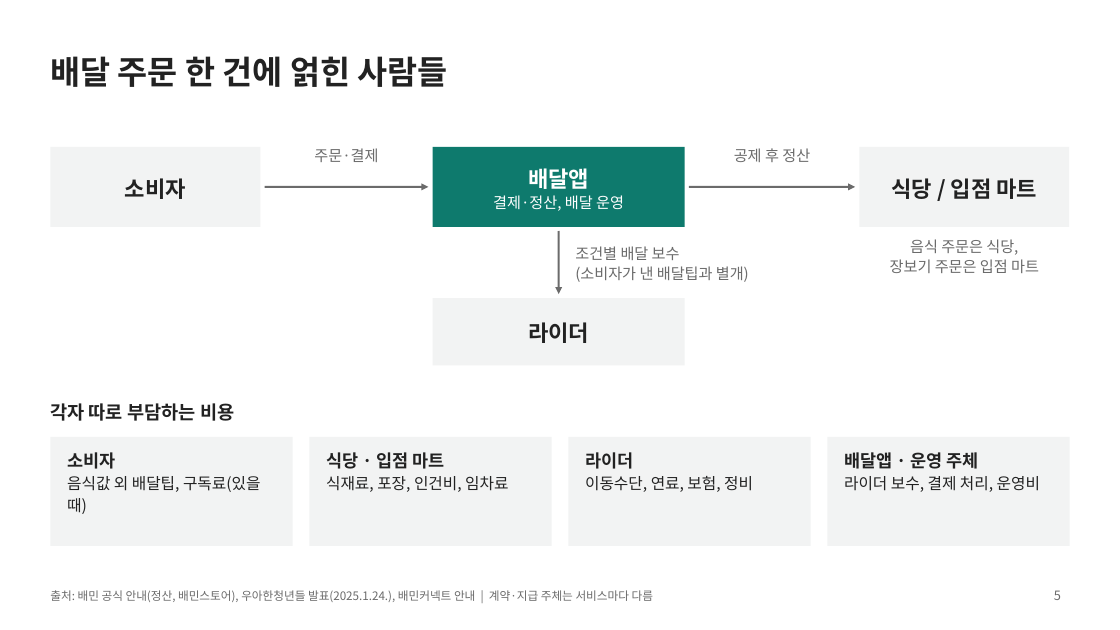
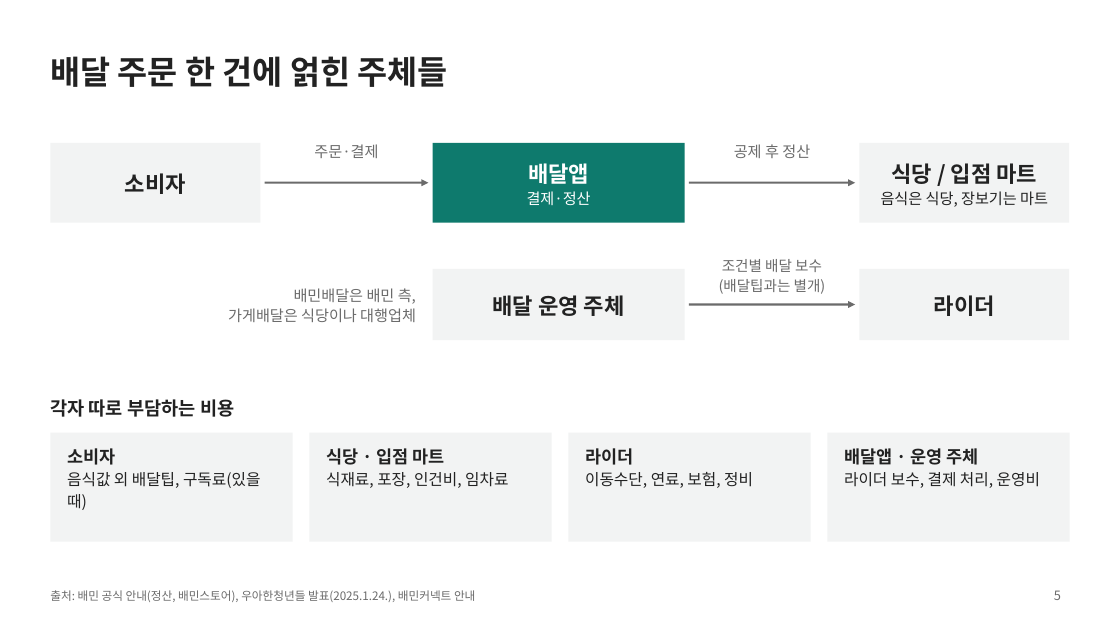
Before and after one commit to noya73305610-coder/-, a slide deck: slide 5 of 플랫폼_독점_발표_수정본.pptx. Drawn at 1120x630 pixels with LibreOffice and Linux fonts; fonts in the diff are those of the drawing. Boxes give left, top, right and bottom in pixels: in the first picture for what was removed or moved away, otherwise in the second. Text is boxed around its words. In the diff, an @@ line names an element or a change of style, - is before the commit and + after.

```diff
--- a/플랫폼_독점_발표_수정본.pptx
+++ b/플랫폼_독점_발표_수정본.pptx
@@ title at [50, 56, 448, 87]: text changed @@
-배달 주문 한 건에 얽힌 사람들
+배달 주문 한 건에 얽힌 주체들
@@ arrow added from (265, 182) to (429, 182), #6B6B6B 1.75 pt @@
@@ text at [527, 191, 591, 205]: text changed @@
-결제·정산, 배달 운영
+결제·정산
@@ arrow moved from (265, 187) - (429, 187) to (689, 182) - (855, 182) @@
@@ text at [881, 191, 1048, 207]: paragraph added @@
+음식은 식당, 장보기는 마트
@@ arrow removed from (559, 231) to (559, 294) @@
@@ text "조건별 배달 보수": place and size @@
-text "조건별 배달 보수" at [575, 246, 749, 282]
+text "조건별 배달 보수" at [719, 259, 826, 294]
@@ text "조건별 배달 보수" at [719, 259, 826, 294]: vertical alignment middle to bottom @@
@@ text removed at [890, 239, 1039, 273] @@
-음식 주문은 식당,
-장보기 주문은 입점 마트
@@ rectangle: place and size @@
-rectangle at [433, 298, 685, 365]
+rectangle at [433, 269, 685, 340]
@@ text at [722, 259, 822, 272]: size 13 to 12.5 pt in "조건별 배달 보수"; alignment left to centre @@
@@ text "라이더": place and size @@
-text "라이더" at [528, 322, 589, 343]
+text "라이더" at [934, 295, 995, 316]
@@ rectangle added at [860, 269, 1070, 340], fill #F2F3F3 @@
@@ text added at [228, 288, 416, 322], 13 pt, text #6B6B6B @@
+배민배달은 배민 측,
+가게배달은 식당이나 대행업체
@@ text added at [492, 295, 625, 316], 19 pt, text #222222, bold @@
+배달 운영 주체
@@ text at [719, 279, 826, 294]: text changed; size 13 to 12.5 pt @@
-(소비자가 낸 배달팁과 별개)
+(배달팁과는 별개)
@@ arrow moved from (689, 187) - (855, 187) to (689, 304) - (855, 304) @@
@@ 3 rectangles: place and size @@
-3 rectangles at [309, 437, 1070, 546]
+3 rectangles at [50, 433, 811, 542]
@@ 8 texts, 3 rectangles: place and size @@
-8 texts, 3 rectangles at [50, 147, 1070, 514]
+8 texts, 3 rectangles at [50, 143, 1070, 510]
@@ rectangle: place and size @@
-rectangle at [50, 437, 292, 546]
+rectangle at [828, 433, 1070, 542]
@@ text at [50, 590, 475, 602]: text changed @@
-출처: 배민 공식 안내(정산, 배민스토어), 우아한청년들 발표(2025.1.24.), 배민커넥트 안내 | 계약·지급 주체는 서비스마다 다름
+출처: 배민 공식 안내(정산, 배민스토어), 우아한청년들 발표(2025.1.24.), 배민커넥트 안내
```
Also in this commit, not shown: 13 other slides changed.
